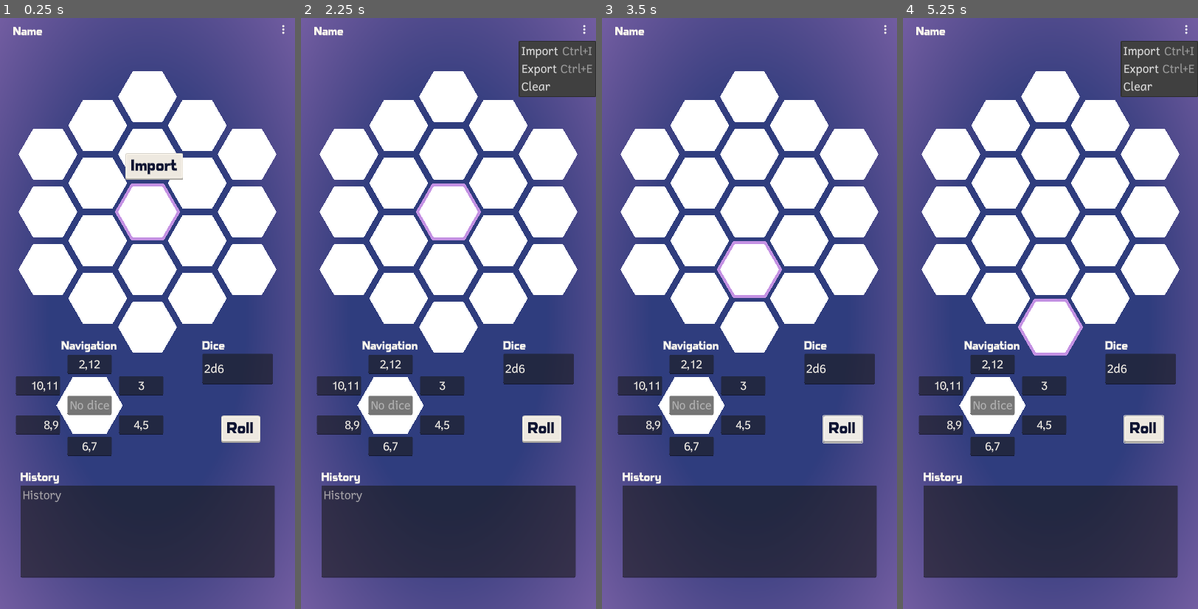
Above: before the commit, frames 1-4 (left to right).
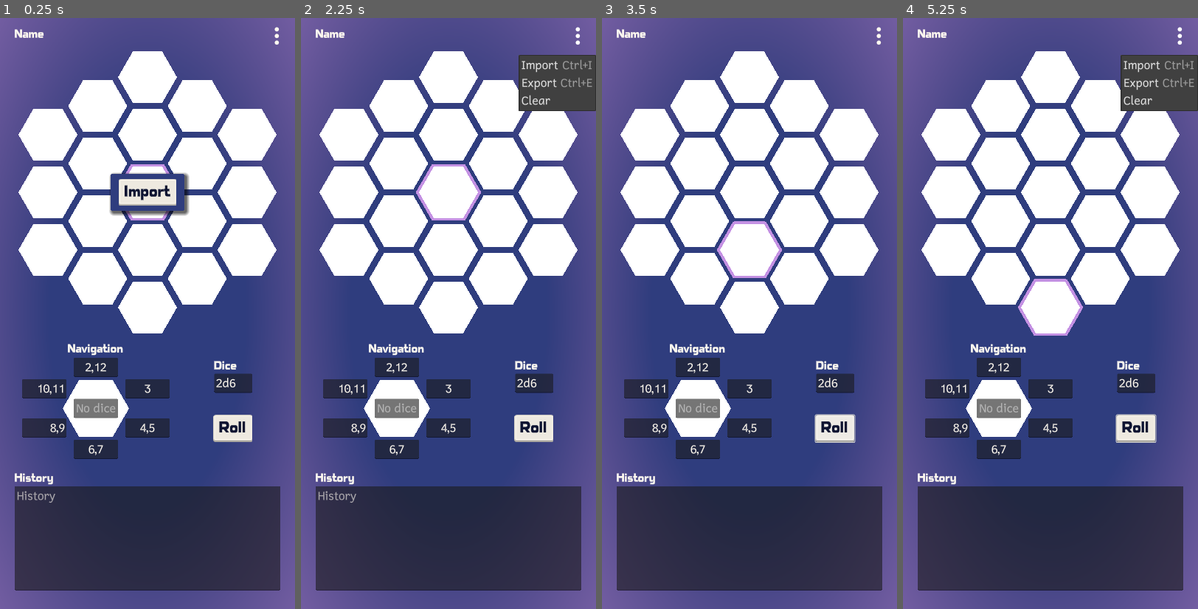
Above: after the commit, the same moments.

Repository: ashestosea/hex-flower
Game: Godot game, scene res://scenes/main.tscn
Two runs of this game, one before a commit and one after it. Both use one fixed random seed, a clock stepped at 60 frames per second and the inputs below.
Inputs:
- Up to frame 1 (0.25 s): no input
- Up to frame 2 (2.25 s): click "Import" at 0.5 s; click "Roll" at 1.25 s; click "⋮" at 2 s
- Up to frame 3 (3.5 s): click "Roll" at 2.75 s
- Up to frame 4 (5.25 s): click "⋮" at 3.5 s; click "Roll" at 4.25 s; click "⋮" at 5 s

The runs differ from the first frame. In frame 1, 24% of the frame differs, in the area x 4-97%, y 1-97%; in frame 2, 24%; in frame 3, 22%; in frame 4, 24%, in the area x 4-100%, y 1-97%.

Commit message:
Put most UI elements in containers to stretch with screen

Diff:
--- a/project.godot
+++ b/project.godot
@@ -21,6 +21,7 @@
 window/size/viewport_width=800
 window/size/viewport_height=1600
 window/stretch/mode="canvas_items"
+window/stretch/aspect="expand"
 window/handheld/orientation=6
 
 [dotnet]
--- a/scenes/hex_flower.tscn
+++ b/scenes/hex_flower.tscn
@@ -38,7 +38,7 @@
 hex_highlight = NodePath("HexHighlightScale/HexHighlight")
 
 [node name="HexHighlightScale" type="Node2D" parent="."]
-position = Vector2(-41, -847)
+position = Vector2(0, -2000)
 
 [node name="HexHighlight" type="Line2D" parent="HexHighlightScale"]
 scale = Vector2(100, 100)
--- a/scenes/main.tscn
+++ b/scenes/main.tscn
@@ -30,12 +30,12 @@
 
 [node name="Manager" type="Node" parent="." node_paths=PackedStringArray("flower", "navigation", "kebab", "flower_name", "dice_line_edit", "history_text_edit", "import_menu", "paste_json_menu", "file_dialog", "json_text_edit", "hex_edit", "global_back_button", "global_back_button_anim")]
 script = ExtResource("1_l30f5")
-flower = NodePath("../MarginContainer/HexFlower")
-navigation = NodePath("../MarginContainer/NavigationContainer/Navigation")
-kebab = NodePath("../MarginContainer/Kebab")
-flower_name = NodePath("../MarginContainer/FlowerName")
-dice_line_edit = NodePath("../MarginContainer/Dice/LineEdit")
-history_text_edit = NodePath("../MarginContainer/History/VBoxContainer/HistoryTextEdit")
+flower = NodePath("../MarginContainer/MarginContainer/VBoxContainer/HexFlowerParent/HexFlower")
+navigation = NodePath("../MarginContainer/MarginContainer/VBoxContainer/NavAndButtons/NavigationContainer/Navigation")
+kebab = NodePath("../MarginContainer/KebabParent/Kebab")
+flower_name = NodePath("../MarginContainer/MarginContainer/VBoxContainer/FlowerNameParent/FlowerName")
+dice_line_edit = NodePath("../MarginContainer/MarginContainer/VBoxContainer/NavAndButtons/ButtonsAndDice/Dice/LineEdit")
+history_text_edit = NodePath("../MarginContainer/MarginContainer/VBoxContainer/History/VBoxContainer/HistoryTextEdit")
 import_menu = NodePath("../MarginContainer/ImportMenu")
 paste_json_menu = NodePath("../MarginContainer/PasteJSONMenu")
 file_dialog = NodePath("../FileDialog")
@@ -70,111 +70,157 @@
 texture = ExtResource("3_2qtwd")
 expand_mode = 1
 
-[node name="NavigationContainer" type="Control" parent="MarginContainer"]
-layout_mode = 2
-anchors_preset = 0
-offset_left = 39.0
-offset_top = 870.185
-offset_right = 448.0
-offset_bottom = 1190.19
+[node name="MarginContainer" type="MarginContainer" parent="MarginContainer"]
+layout_mode = 1
+anchors_preset = 15
+anchor_right = 1.0
+anchor_bottom = 1.0
+grow_horizontal = 2
+grow_vertical = 2
+theme_override_constants/margin_left = 30
+theme_override_constants/margin_top = 20
+theme_override_constants/margin_right = 30
+theme_override_constants/margin_bottom = 50
+
+[node name="VBoxContainer" type="VBoxContainer" parent="MarginContainer/MarginContainer"]
+layout_mode = 2
+theme_override_constants/separation = 20
+
+[node name="FlowerNameParent" type="MarginContainer" parent="MarginContainer/MarginContainer/VBoxContainer"]
+layout_mode = 2
+
+[node name="FlowerName" type="Label" parent="MarginContainer/MarginContainer/VBoxContainer/FlowerNameParent"]
+layout_mode = 2
+size_flags_vertical = 3
+size_flags_stretch_ratio = 0.14
+theme_type_variation = &"HeaderMedium"
+text = "Name"
+
+[node name="HexFlowerParent" type="CenterContainer" parent="MarginContainer/MarginContainer/VBoxContainer"]
+layout_mode = 2
+size_flags_vertical = 3
+size_flags_stretch_ratio = 2.33
+mouse_filter = 2
+
+[node name="HexFlower" parent="MarginContainer/MarginContainer/VBoxContainer/HexFlowerParent" instance=ExtResource("4_swd6c")]
+layout_mode = 2
+size_flags_vertical = 3
+size_flags_stretch_ratio = 2.0
+
+[node name="ImportParent" type="Control" parent="MarginContainer/MarginContainer/VBoxContainer/HexFlowerParent"]
+layout_mode = 2
+
+[node name="Panel" type="Panel" parent="MarginContainer/MarginContainer/VBoxContainer/HexFlowerParent/ImportParent"]
+layout_mode = 1
+anchors_preset = 8
+anchor_left = 0.5
+anchor_top = 0.5
+anchor_right = 0.5
+anchor_bottom = 0.5
+offset_left = -100.0
+offset_top = -50.0
+offset_right = 100.0
+offset_bottom = 50.0
+grow_horizontal = 2
+grow_vertical = 2
+theme_type_variation = &"ModalPanel"
+
+[node name="ImportButton" type="Button" parent="MarginContainer/MarginContainer/VBoxContainer/HexFlowerParent/ImportParent/Panel"]
+layout_mode = 1
+anchors_preset = 8
+anchor_left = 0.5
+anchor_top = 0.5
+anchor_right = 0.5
+anchor_bottom = 0.5
+offset_left = -78.5
+offset_top = -36.5
+offset_right = 78.5
+offset_bottom = 36.5
+grow_horizontal = 2
+grow_vertical = 2
+theme_type_variation = &"BigButton"
+text = "Import"
+
+[node name="NavAndButtons" type="HBoxContainer" parent="MarginContainer/MarginContainer/VBoxContainer"]
+layout_mode = 2
+size_flags_vertical = 3
+
+[node name="NavigationContainer" type="CenterContainer" parent="MarginContainer/MarginContainer/VBoxContainer/NavAndButtons"]
+layout_mode = 2
 size_flags_horizontal = 3
 size_flags_vertical = 3
-
-[node name="Navigation" parent="MarginContainer/NavigationContainer" instance=ExtResource("3_mf25f")]
-layout_mode = 2
-anchors_preset = 0
-anchor_left = 0.0
-anchor_top = 0.0
-anchor_right = 0.0
-anchor_bottom = 0.0
-offset_left = 204.0
-offset_top = 160.0
-offset_right = 204.0
-offset_bottom = 160.0
-
-[node name="Dice" type="VBoxContainer" parent="MarginContainer"]
-layout_mode = 2
-offset_left = 549.0
-offset_top = 874.0
-offset_right = 740.0
-offset_bottom = 992.0
-size_flags_horizontal = 4
-size_flags_vertical = 3
-
-[node name="Label" type="Label" parent="MarginContainer/Dice"]
+size_flags_stretch_ratio = 1.67
+
+[node name="Navigation" parent="MarginContainer/MarginContainer/VBoxContainer/NavAndButtons/NavigationContainer" instance=ExtResource("3_mf25f")]
+layout_mode = 2
+
+[node name="ButtonsAndDice" type="VBoxContainer" parent="MarginContainer/MarginContainer/VBoxContainer/NavAndButtons"]
+layout_mode = 2
+size_flags_horizontal = 3
+theme_override_constants/separation = 60
+alignment = 1
+
+[node name="Dice" type="VBoxContainer" parent="MarginContainer/MarginContainer/VBoxContainer/NavAndButtons/ButtonsAndDice"]
+layout_mode = 2
+size_flags_horizontal = 4
+
+[node name="Label" type="Label" parent="MarginContainer/MarginContainer/VBoxContainer/NavAndButtons/ButtonsAndDice/Dice"]
 layout_mode = 2
 theme_type_variation = &"HeaderMedium"
 text = "Dice"
 metadata/_edit_lock_ = true
 
-[node name="LineEdit" type="LineEdit" parent="MarginContainer/Dice"]
+[node name="LineEdit" type="LineEdit" parent="MarginContainer/MarginContainer/VBoxContainer/NavAndButtons/ButtonsAndDice/Dice"]
 layout_mode = 2
 size_flags_vertical = 3
 text = "3d3"
 metadata/_edit_lock_ = true
 
-[node name="History" type="MarginContainer" parent="MarginContainer"]
-layout_mode = 2
-offset_left = 46.0
-offset_top = 1220.0
-offset_right = 755.0
-offset_bottom = 1525.0
-size_flags_vertical = 3
-
-[node name="VBoxContainer" type="VBoxContainer" parent="MarginContainer/History"]
-layout_mode = 2
-metadata/_edit_lock_ = true
-
-[node name="Label" type="Label" parent="MarginContainer/History/VBoxContainer"]
+[node name="RollButton" type="Button" parent="MarginContainer/MarginContainer/VBoxContainer/NavAndButtons/ButtonsAndDice"]
+layout_mode = 2
+size_flags_horizontal = 4
+size_flags_vertical = 4
+theme_type_variation = &"BigButton"
+text = "Roll"
+
+[node name="History" type="MarginContainer" parent="MarginContainer/MarginContainer/VBoxContainer"]
+layout_mode = 2
+size_flags_vertical = 3
+theme_override_constants/margin_left = 10
+theme_override_constants/margin_top = 10
+theme_override_constants/margin_right = 10
+theme_override_constants/margin_bottom = 0
+
+[node name="VBoxContainer" type="VBoxContainer" parent="MarginContainer/MarginContainer/VBoxContainer/History"]
+layout_mode = 2
+metadata/_edit_lock_ = true
+
+[node name="Label" type="Label" parent="MarginContainer/MarginContainer/VBoxContainer/History/VBoxContainer"]
 layout_mode = 2
 theme_type_variation = &"HeaderMedium"
 text = "History"
 metadata/_edit_lock_ = true
 
-[node name="HistoryTextEdit" type="TextEdit" parent="MarginContainer/History/VBoxContainer"]
+[node name="HistoryTextEdit" type="TextEdit" parent="MarginContainer/MarginContainer/VBoxContainer/History/VBoxContainer"]
 layout_mode = 2
 size_flags_vertical = 3
 placeholder_text = "History"
 metadata/_edit_lock_ = true
 
-[node name="HexFlower" parent="MarginContainer" instance=ExtResource("4_swd6c")]
-
-[node name="ImportButton" type="Button" parent="MarginContainer"]
+[node name="KebabParent" type="Control" parent="MarginContainer"]
+layout_mode = 1
+anchors_preset = 1
+anchor_left = 1.0
+anchor_right = 1.0
+
+[node name="Kebab" type="MenuButton" parent="MarginContainer/KebabParent"]
 layout_mode = 0
-offset_left = 340.0
-offset_top = 366.0
-offset_right = 465.0
-offset_bottom = 411.0
-theme_type_variation = &"BigButton"
-text = "Import"
-
-[node name="RollButton" type="Button" parent="MarginContainer"]
-layout_mode = 0
-offset_left = 600.0
-offset_top = 1077.0
-offset_right = 675.0
-offset_bottom = 1122.0
+offset_left = -100.0
+offset_bottom = 100.0
 size_flags_horizontal = 4
 size_flags_vertical = 4
-theme_type_variation = &"BigButton"
-text = "Roll"
-
-[node name="FlowerName" type="Label" parent="MarginContainer"]
-layout_mode = 0
-offset_left = 36.0
-offset_top = 23.0
-offset_right = 258.0
-offset_bottom = 54.0
-theme_type_variation = &"HeaderMedium"
-text = "Name"
-
-[node name="Kebab" type="MenuButton" parent="MarginContainer"]
-layout_mode = 0
-offset_left = 738.0
-offset_top = 2.0
-offset_right = 798.0
-offset_bottom = 62.0
 theme_override_fonts/font = ExtResource("7_hlthi")
+theme_override_font_sizes/font_size = 60
 text = "⋮"
 
 [node name="GlobalBackButton" type="Button" parent="MarginContainer"]
@@ -203,11 +249,18 @@
 
 [node name="ImportMenu" type="Panel" parent="MarginContainer"]
 visible = false
-layout_mode = 0
-offset_left = 200.0
-offset_top = 600.0
-offset_right = 600.0
-offset_bottom = 1000.0
+layout_mode = 1
+anchors_preset = 8
+anchor_left = 0.5
+anchor_top = 0.5
+anchor_right = 0.5
+anchor_bottom = 0.5
+offset_left = -200.0
+offset_top = -250.0
+offset_right = 200.0
+offset_bottom = 250.0
+grow_horizontal = 2
+grow_vertical = 2
 theme_type_variation = &"ModalPanel"
 metadata/_edit_use_anchors_ = true
 
@@ -244,13 +297,11 @@
 [node name="PasteJSONMenu" type="Panel" parent="MarginContainer"]
 visible = false
 layout_mode = 1
-anchors_preset = 15
-anchor_right = 1.0
-anchor_bottom = 1.0
-offset_left = 50.0
-offset_top = 50.0
-offset_right = -50.0
-offset_bottom = -100.0
+anchors_preset = -1
+anchor_left = 0.05
+anchor_top = 0.025
+anchor_right = 0.95
+anchor_bottom = 0.9
 grow_horizontal = 2
 grow_vertical = 2
 theme_type_variation = &"ModalPanel"
@@ -262,6 +313,10 @@
 anchor_bottom = 1.0
 grow_horizontal = 2
 grow_vertical = 2
+theme_override_constants/margin_left = 20
+theme_override_constants/margin_top = 20
+theme_override_constants/margin_right = 20
+theme_override_constants/margin_bottom = 20
 
 [node name="VBoxContainer" type="VBoxContainer" parent="MarginContainer/PasteJSONMenu/MarginContainer"]
 layout_mode = 2
@@ -297,11 +352,11 @@
 size_flags_horizontal = 4
 text = "Submit"
 
-[connection signal="focus_exited" from="MarginContainer/Dice/LineEdit" to="Manager" method="_on_dice_focus_exited"]
-[connection signal="text_submitted" from="MarginContainer/Dice/LineEdit" to="Manager" method="_on_dice_text_submitted"]
-[connection signal="pressed" from="MarginContainer/ImportButton" to="Manager" method="_on_open_import_pressed"]
-[connection signal="pressed" from="MarginContainer/ImportButton" to="MarginContainer/ImportButton" method="hide"]
-[connection signal="pressed" from="MarginContainer/RollButton" to="Manager" method="_on_roll_pressed"]
+[connection signal="pressed" from="MarginContainer/MarginContainer/VBoxContainer/HexFlowerParent/ImportParent/Panel/ImportButton" to="Manager" method="_on_open_import_pressed"]
+[connection signal="pressed" from="MarginContainer/MarginContainer/VBoxContainer/HexFlowerParent/ImportParent/Panel/ImportButton" to="MarginContainer/MarginContainer/VBoxContainer/HexFlowerParent/ImportParent" method="hide"]
+[connection signal="focus_exited" from="MarginContainer/MarginContainer/VBoxContainer/NavAndButtons/ButtonsAndDice/Dice/LineEdit" to="Manager" method="_on_dice_focus_exited"]
+[connection signal="text_submitted" from="MarginContainer/MarginContainer/VBoxContainer/NavAndButtons/ButtonsAndDice/Dice/LineEdit" to="Manager" method="_on_dice_text_submitted"]
+[connection signal="pressed" from="MarginContainer/MarginContainer/VBoxContainer/NavAndButtons/ButtonsAndDice/RollButton" to="Manager" method="_on_roll_pressed"]
 [connection signal="pressed" from="MarginContainer/ImportMenu/CenterContainer/VBoxContainer/File" to="Manager" method="_on_load_file_pressed"]
 [connection signal="pressed" from="MarginContainer/ImportMenu/CenterContainer/VBoxContainer/Paste" to="Manager" method="_on_open_paste_pressed"]
 [connection signal="pressed" from="MarginContainer/ImportMenu/CenterContainer/VBoxContainer/Cancel" to="Manager" method="import_menu_hide"]
